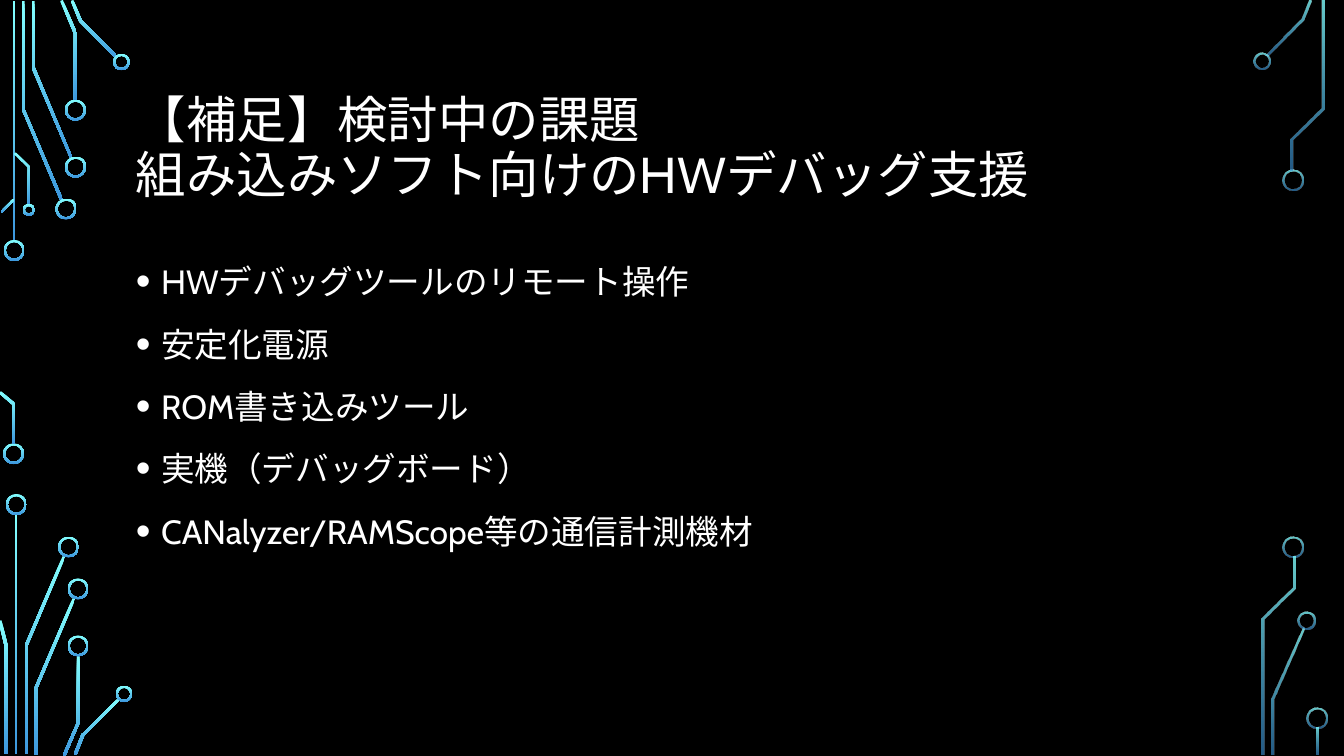
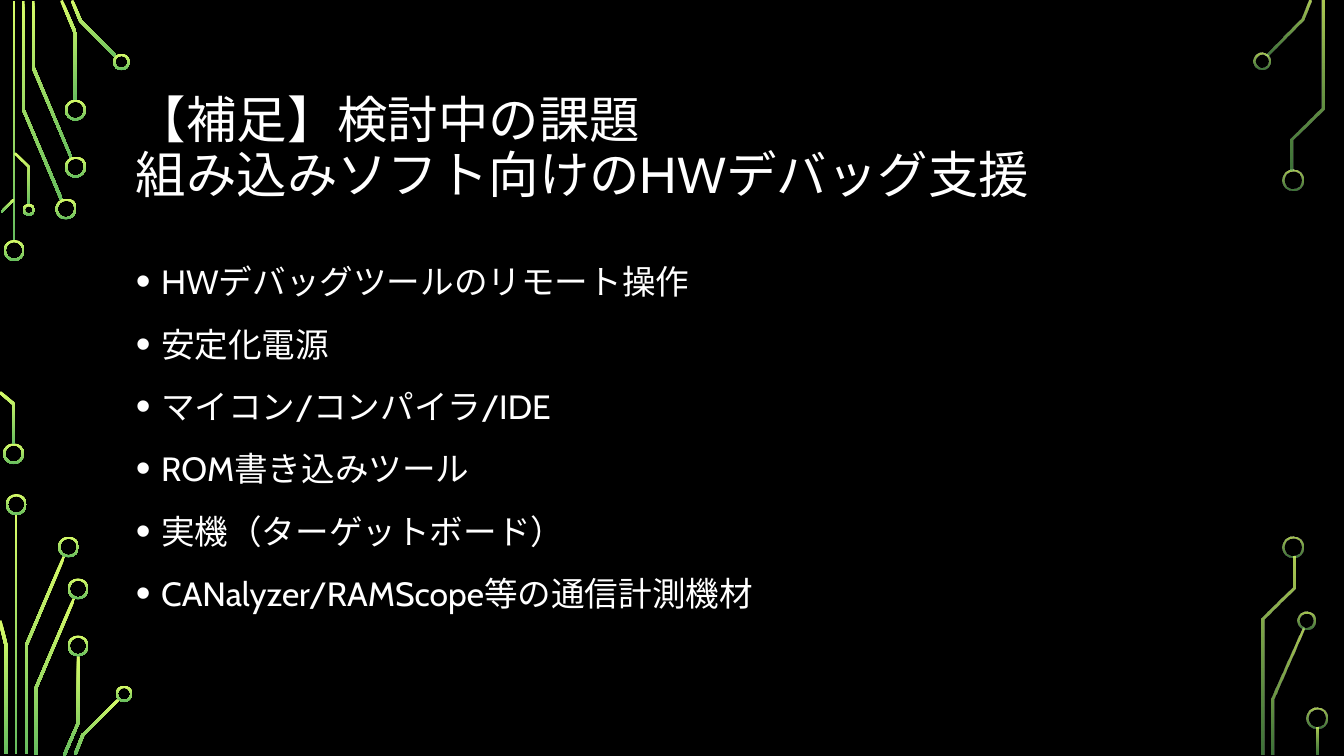
Before and after one commit to SITH-YN/PythonTool, a slide deck: slide 25 of Temp/39期ビジネスアイディア.pptx (slide 24 before the commit). Drawn at 1344x756 pixels with LibreOffice and Linux fonts; fonts in the diff are those of the drawing; background and template pictures are left out. Boxes give left, top, right and bottom in pixels: in the first picture for what was removed or moved away, otherwise in the second. Text is boxed around its words. In the diff, an @@ line names an element or a change of style, - is before the commit and + after.

```diff
--- a/Temp/39期ビジネスアイディア.pptx
+++ b/Temp/39期ビジネスアイディア.pptx
@@ fill gradient #82FFFF to #3D97DE to gradient #D8FC68 to #66BD5F in 36 elements at (4,240,25,261), (3,444,24,465), (22,1,63,201), (55,199,77,220), (31,1,72,158), (60,0,78,101), (65,156,86,177), (65,100,86,121), (71,0,117,58), (113,53,131,70), (1,199,15,213), (0,391,15,445), (14,152,30,205), (22,204,34,216), (15,514,18,755), (24,556,65,754), (6,494,27,515), (0,620,7,754), (58,536,80,558), (34,598,76,755), (63,655,80,756), (68,579,89,600), (68,635,89,656), (74,698,120,755), (116,686,133,702), (1266,0,1313,56), (1253,52,1270,70), (1282,169,1304,191), (1271,628,1305,755), (1299,612,1316,629), (1292,1,1325,171), (1284,536,1305,558), (1261,557,1296,755), (1307,708,1328,729), (1317,727,1320,755), (12,1,15,242) @@
@@ text at (161,391,551,422): paragraph added @@
+• マイコン/コンパイラ/IDE
@@ text at (161,515,564,547): text changed @@
-• 実機（デバッグボード）
+• 実機（ターゲットボード）
```
Also in this commit, not shown: 25 other slides changed.
